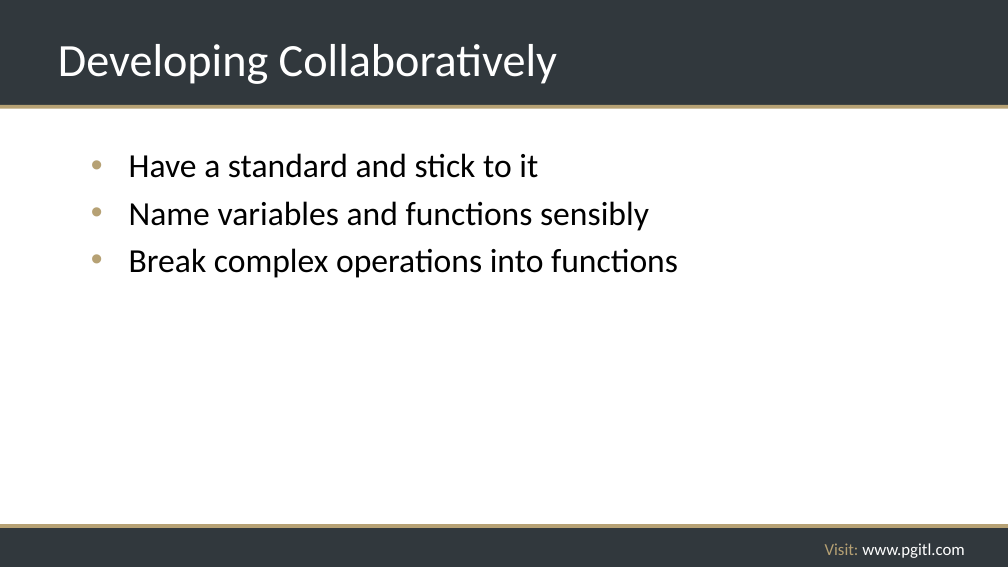
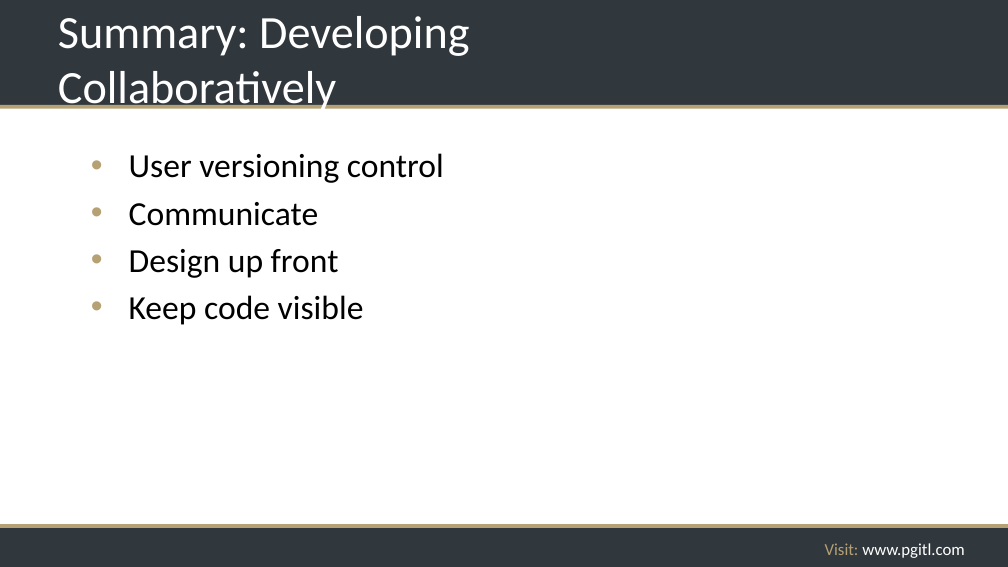
Before and after one commit to rikkouri/project-a, a slide deck: slide 225 of Programming Foundations.pptx. Drawn at 1008x567 pixels with LibreOffice and Linux fonts; fonts in the diff are those of the drawing; background and template pictures are left out. Boxes give left, top, right and bottom in pixels: in the first picture for what was removed or moved away, otherwise in the second. Text is boxed around its words. In the diff, an @@ line names an element or a change of style, - is before the commit and + after.

```diff
--- a/Programming Foundations.pptx
+++ b/Programming Foundations.pptx
@@ title at (x1=58, y1=16, x2=469, y2=115): text changed @@
-Developing Collaboratively
+Summary: Developing Collaboratively
@@ text at (x1=129, y1=153, x2=444, y2=325): text changed @@
-• Have a standard and stick to it
-• Name variables and functions sensibly
-• Break complex operations into functions
+• User versioning control
+• Communicate
+• Design up front
+• Keep code visible
```
Also in this commit, not shown: 6 other slides changed, 18 slides removed.
